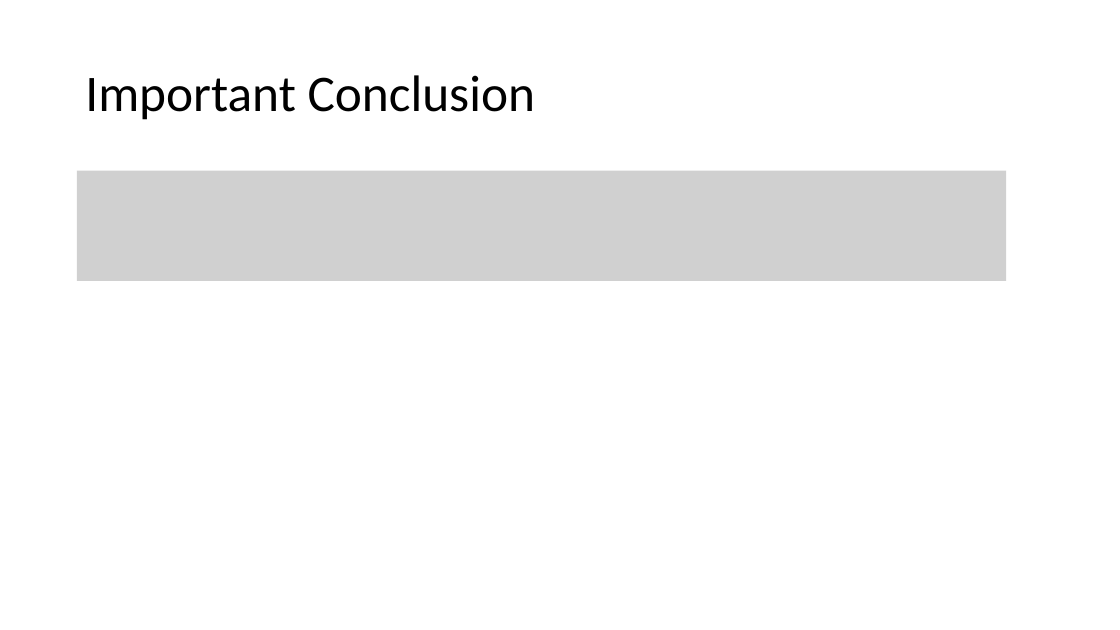
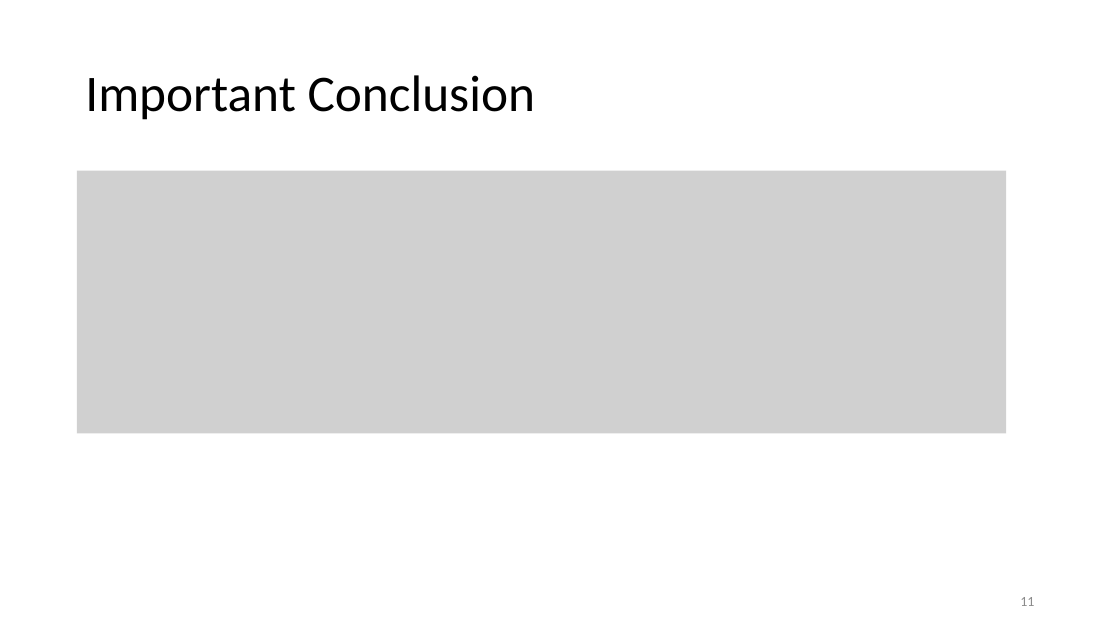
Before and after one commit to tongshu83/tongshu83.github.io, a slide deck: slide 11 of html/seminar/DhroovPandey_NeurIPS18_SEAL_slides.pptx (slide 9 before the commit). Drawn at 1120x630 pixels with LibreOffice and Linux fonts; fonts in the diff are those of the drawing; grey boxes stand for pictures. Boxes give left, top, right and bottom in pixels: in the first picture for what was removed or moved away, otherwise in the second. Text is boxed around its words. In the diff, an @@ line names an element or a change of style, - is before the commit and + after.

```diff
--- a/html/seminar/DhroovPandey_NeurIPS18_SEAL_slides.pptx
+++ b/html/seminar/DhroovPandey_NeurIPS18_SEAL_slides.pptx
@@ picture: place and size @@
-picture at box(77, 171, 1007, 281)
+picture at box(77, 171, 1007, 434)
@@ page number added at box(1020, 597, 1034, 606), 12 pt, text #8C8C8C @@
+11
```
Also in this commit, not shown: 14 other slides changed, 3 slides added, 19 other files.
